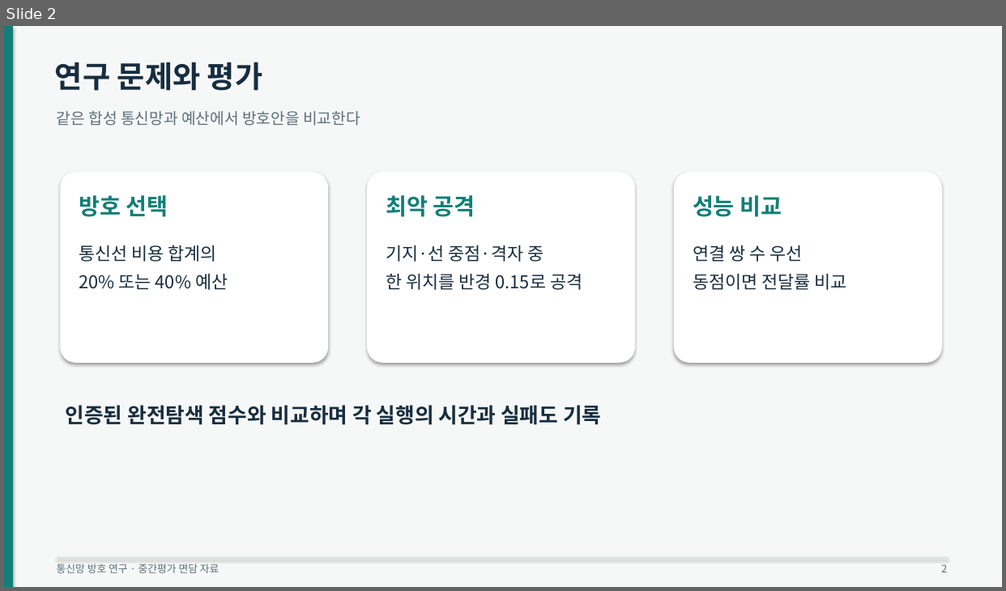
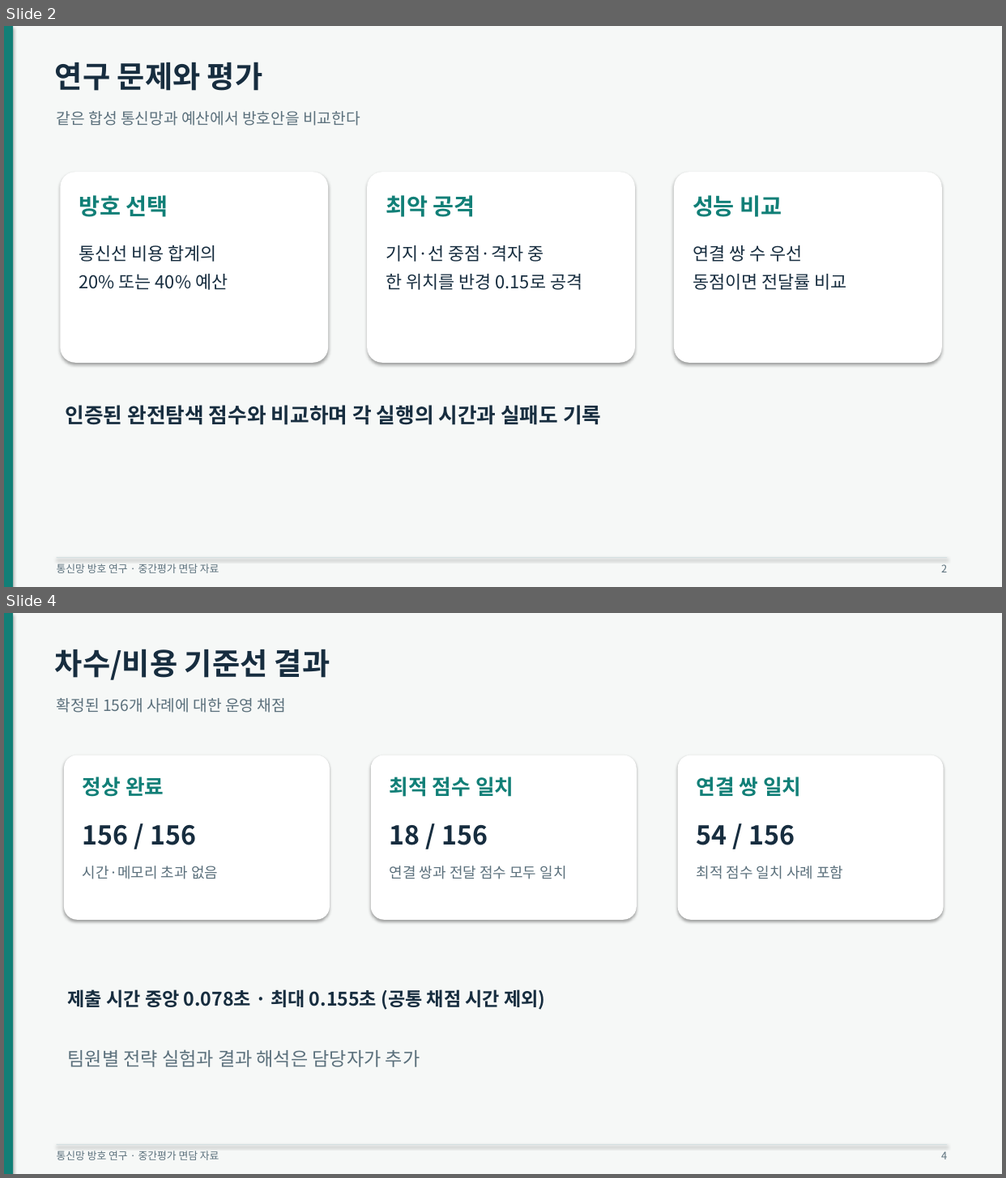
Before and after one commit to d86729/os-project-26-2, a slide deck: presentation/면담자료.pptx. Shown one above the other, each under a label of ours: slide 2 before the commit, slides 2 and 4 after it; the slides between them are not shown. The pictures are 1006x591 and 1006x1178 pixels, drawn with LibreOffice and Linux fonts; fonts in the diff are those of the drawing. Boxes give left, top, right and bottom in pixels: in the first picture for what was removed or moved away, otherwise in the second. Text is boxed around its words. In the diff, an @@ line names an element or a change of style, - is before the commit and + after.

```diff
--- a/presentation/면담자료.pptx
+++ b/presentation/면담자료.pptx
@@ slide 4 added at <box>4,613,1002,1174</box>, background #F6F8F7 @@
@@ rectangle added at <box>4,613,13,1174</box>, fill #117F77 @@
@@ text added at <box>55,649,330,680</box>, 29 pt, text #172D3F, bold @@
+차수/비용 기준선 결과
@@ text added at <box>57,698,286,713</box>, 15 pt, text #5B707C @@
+확정된 156개 사례에 대한 운영 채점
@@ rounded rectangle added at <box>64,756,330,920</box>, fill #FFFFFF @@
@@ rounded rectangle added at <box>371,756,637,920</box>, fill #FFFFFF @@
@@ rounded rectangle added at <box>678,756,944,920</box>, fill #FFFFFF @@
@@ text added at <box>83,777,164,797</box>, 20 pt, text #117F77, bold @@
+정상 완료
@@ text added at <box>390,777,513,797</box>, 20 pt, text #117F77, bold @@
+최적 점수 일치
@@ text added at <box>697,777,801,797</box>, 20 pt, text #117F77, bold @@
+연결 쌍 일치
@@ text added at <box>83,825,197,845</box>, 25 pt, text #172D3F, bold @@
+156 / 156
@@ text added at <box>390,825,488,845</box>, 25 pt, text #172D3F, bold @@
+18 / 156
@@ text added at <box>697,825,795,845</box>, 25 pt, text #172D3F, bold @@
+54 / 156
@@ text added at <box>83,866,218,879</box>, 14 pt, text #5B707C @@
+시간·메모리 초과 없음
@@ text added at <box>390,866,567,879</box>, 14 pt, text #5B707C @@
+연결 쌍과 전달 점수 모두 일치
@@ text added at <box>697,866,843,879</box>, 14 pt, text #5B707C @@
+최적 점수 일치 사례 포함
@@ text added at <box>68,990,545,1010</box>, 18 pt, text #172D3F, bold @@
+제출 시간 중앙 0.078초 · 최대 0.155초 (공통 채점 시간 제외)
@@ text added at <box>68,1050,420,1067</box>, 18 pt, text #5B707C @@
+팀원별 전략 실험과 결과 해석은 담당자가 추가
@@ rectangle added at <box>57,1144,948,1145</box>, fill #D5E0E1 @@
@@ text added at <box>57,1151,219,1161</box>, 10 pt, text #5B707C @@
+통신망 방호 연구 · 중간평가 면담 자료
@@ text added at <box>941,1152,947,1160</box>, 10 pt, text #5B707C @@
+4
```
Also in this commit, not shown: 4 slides changed, 1 slide removed, 13 other files.
